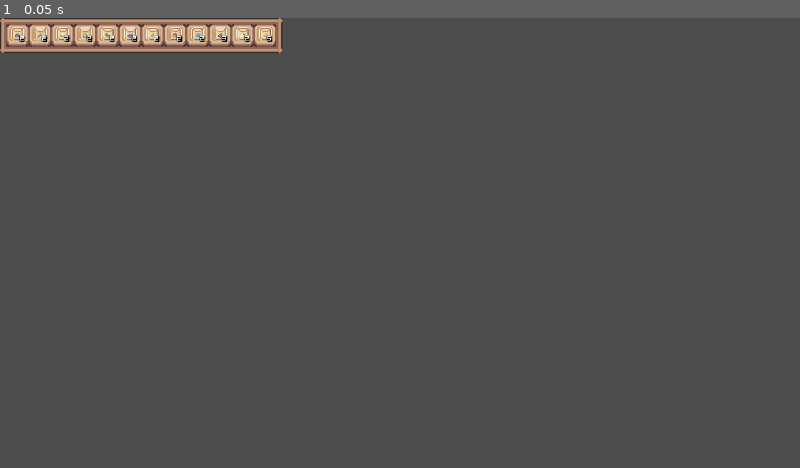
Above: before the commit, frame 1.
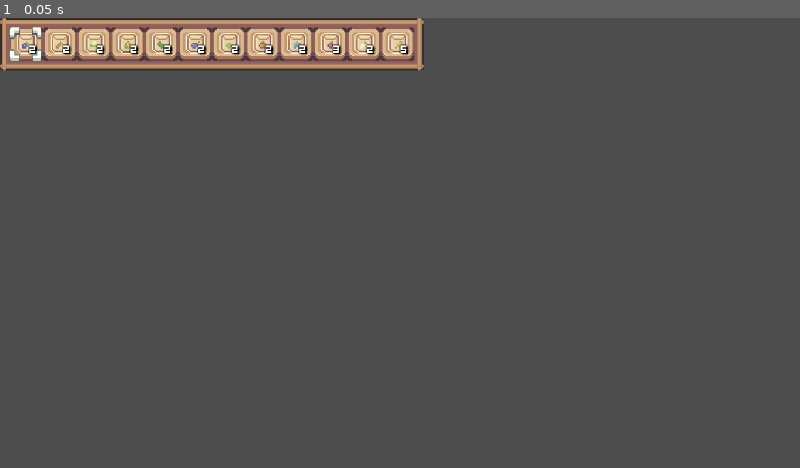
Above: after the commit, the same moment.

Repository: Tanaphat-Macx/MyGarden
Game: Godot game, scene res://Scene/UI/inventory.tscn
Two runs of this game, one before a commit and one after it. Both use one fixed random seed, a clock stepped at 60 frames per second and the inputs below. This scene is started directly instead of the project's main scene.
Inputs:
- Up to frame 1 (0.05 s): no input

The runs differ from the first frame. In frame 1, 5.4% of the frame differs, in the area x 0-53%, y 0-12%.

Commit message:
selected inventory

Diff:
--- a/Asset/UI/ItemSlot/select.tres
+++ b/Asset/UI/ItemSlot/select.tres
@@ -5,4 +5,4 @@
 [resource]
 atlas = ExtResource("1_frc2i")
 region = Rect2(144, 143, 32, 33)
-margin = Rect2(-6.3, -7, -10, -10)
+margin = Rect2(-4.5, -6, -10, -10)
--- a/Scene/UI/inventory.tscn
+++ b/Scene/UI/inventory.tscn
@@ -9,6 +9,7 @@
 [node name="Inventory" type="PanelContainer"]
 offset_right = 24.0
 offset_bottom = 25.0
+scale = Vector2(1.5, 1.5)
 script = ExtResource("1_pl6ln")
 slotScene = ExtResource("2_vxlub")
 seedResource = ExtResource("3_tpuov")
@@ -29,7 +30,6 @@
 columns = 8
 
 [node name="selectTexture" type="TextureRect" parent="MarginContainer"]
-visible = false
 layout_mode = 2
 mouse_filter = 2
 texture = ExtResource("3_3fj68")
--- a/Scene/UI/item_info.tscn
+++ b/Scene/UI/item_info.tscn
@@ -1,8 +1,9 @@
-[gd_scene load_steps=8 format=3 uid="uid://b4mrex4ams415"]
+[gd_scene load_steps=9 format=3 uid="uid://b4mrex4ams415"]
 
 [ext_resource type="Texture2D" uid="uid://dxvbxc3t4be7x" path="res://Asset/UI/ItemSlot/1.tres" id="1_i4cdy"]
 [ext_resource type="Script" path="res://Scripts/UI/item_info.gd" id="2_i0bi2"]
 [ext_resource type="FontFile" uid="uid://bxv1q2i8gv11u" path="res://Asset/UI/Font/Kenney Mini Square.ttf" id="3_ovmo1"]
+[ext_resource type="Texture2D" uid="uid://cfar00mknw67e" path="res://Asset/Objects/Items/Seed bags/Beetroot.tres" id="3_qavsi"]
 
 [sub_resource type="LabelSettings" id="LabelSettings_64rm3"]
 font = ExtResource("3_ovmo1")
@@ -59,15 +60,16 @@
 [node name="MarginContainer" type="MarginContainer" parent="."]
 layout_mode = 1
 offset_left = 7.5
-offset_top = 5.0
+offset_top = 5.5
 offset_right = 21.5
-offset_bottom = 20.0
+offset_bottom = 20.5
 scale = Vector2(1.5, 1.5)
 
 [node name="SeedBag" type="TextureRect" parent="MarginContainer"]
 layout_mode = 2
 size_flags_horizontal = 4
 size_flags_vertical = 4
+texture = ExtResource("3_qavsi")
 
 [node name="Label" type="Label" parent="MarginContainer/SeedBag"]
 layout_mode = 1
